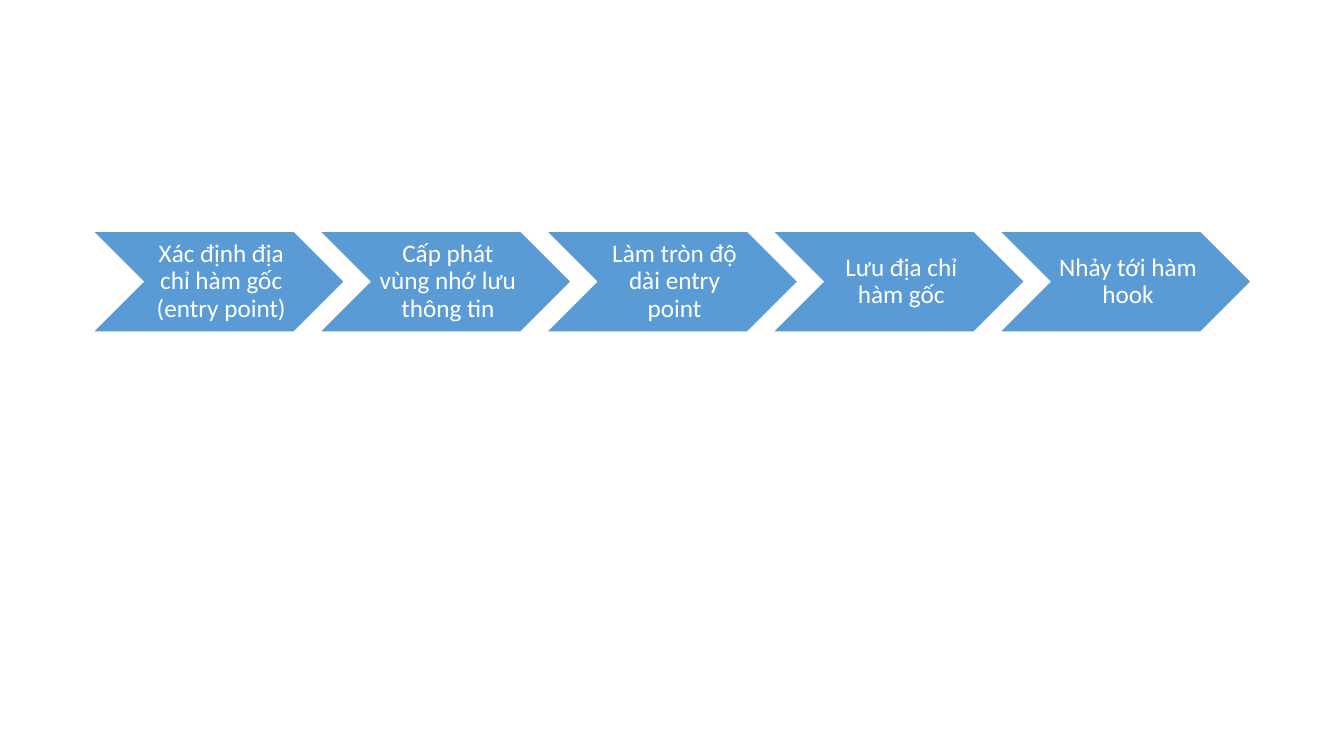
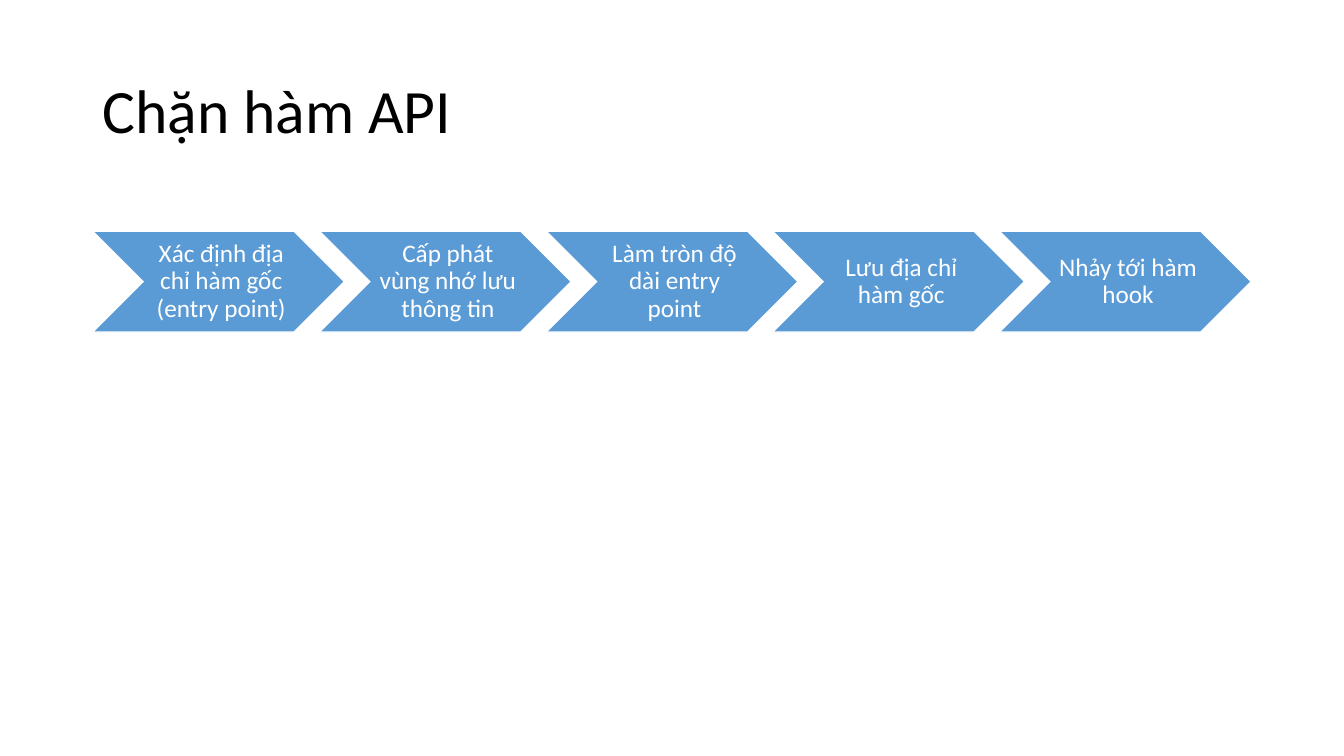
Before and after one commit to dotrungduchd/LUANVAN, a slide deck: slide 2 of Document/SODO.pptx. Drawn at 1344x756 pixels with LibreOffice and Linux fonts; fonts in the diff are those of the drawing. Boxes give left, top, right and bottom in pixels: in the first picture for what was removed or moved away, otherwise in the second. Text is boxed around its words. In the diff, an @@ line names an element or a change of style, - is before the commit and + after.

```diff
--- a/Document/SODO.pptx
+++ b/Document/SODO.pptx
@@ title added at [102,90,451,144], 44 pt, text #000000 @@
+Chặn hàm API
```
Also in this commit, not shown: 6 other slides changed, 1 slide added, 2 other files.
